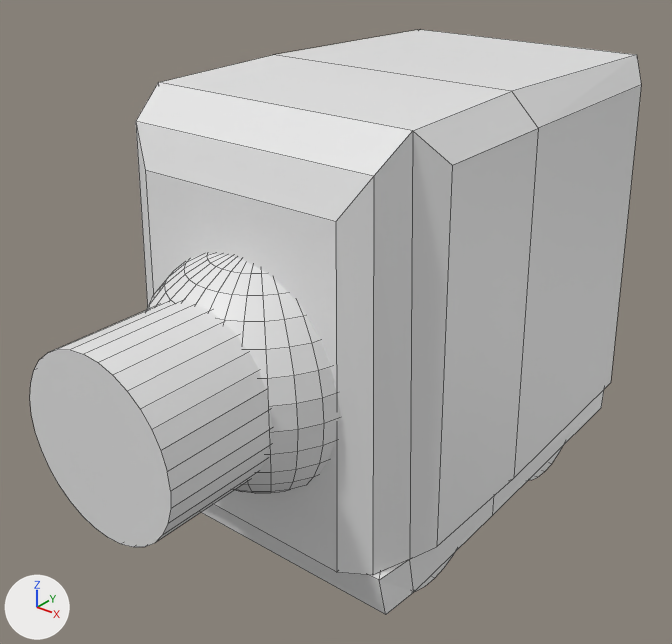
The Blender file Objects3D/caos/besieger.blend: old version first, new version second.
Camera for both pictures: a 50 mm camera at (41.0, -57.9, 50.3) aimed at (-0.7, -5.9, 18.0). Every picture has the same lights, and +X, +Y and +Z are marked at lower left. Mesh edges are drawn as thin lines.

The first picture shows 'base', 'boca', 'bola'.
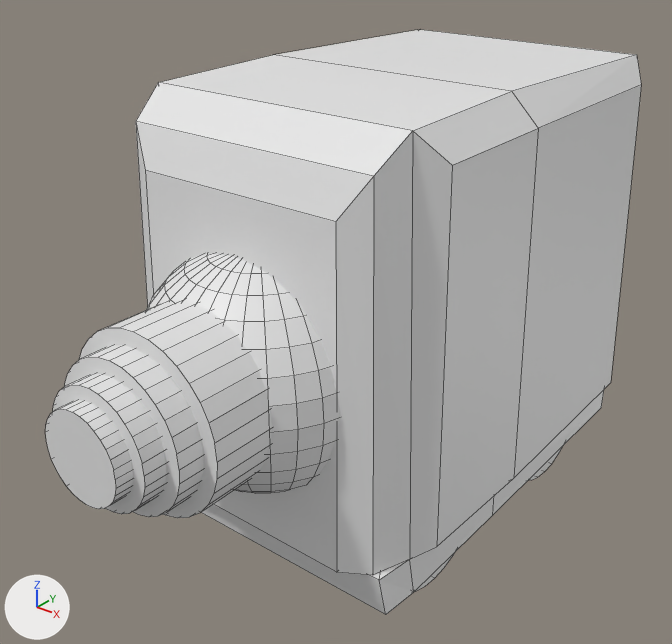
Boxes [x1, y1, x2, y2] around the edits, measured in the pictures (672 x 644 px):
```json
{"object": "boca", "change": "reshaped, moved", "before": [30, 301, 272, 547], "after": [45, 301, 272, 518]}
{"part": 1, "of": "me_cylinder", "change": "added", "after": [45, 400, 133, 509]}
{"part": 2, "of": "me_cylinder", "change": "added", "after": [53, 374, 166, 514]}
{"part": 3, "of": "me_cylinder", "change": "added", "after": [64, 345, 204, 517]}
```

Edits to the scene script, one JSON object a line:
```json
{"block": "me_cylinder", "where": "me_cylinder.from_pydata(...)  # 64 vertices, 34 faces; spans x -6.6..6.6, y -11.7..11.7, z -6.6..6.6"}
{"block": "me_cylinder", "where": "# used by ob_boca; parent = ob_base; location = (0.11, -18.32, 18.71)"}
{"block": "me_cylinder", "change": "me_cylinder part 1: a new loose piece, a 32-sided cylinder along y spanning x -3.3..3.3, y -16.6..-4.9, z -3.3..3.3"}
{"block": "me_cylinder", "change": "me_cylinder part 2: a new loose piece, a 32-sided cylinder along y spanning x -4.3..4.3, y -15.3..0.0, z -4.3..4.3"}
{"block": "me_cylinder", "change": "me_cylinder part 3: a new loose piece, a 32-sided cylinder along y spanning x -5.4..5.4, y -13.6..5.6, z -5.4..5.4"}
{"op": "set", "path": "ob_boca.location", "old": "(0.11, -18.32, 18.71)", "new": "(0.11, -14.62, 18.71)"}
```
